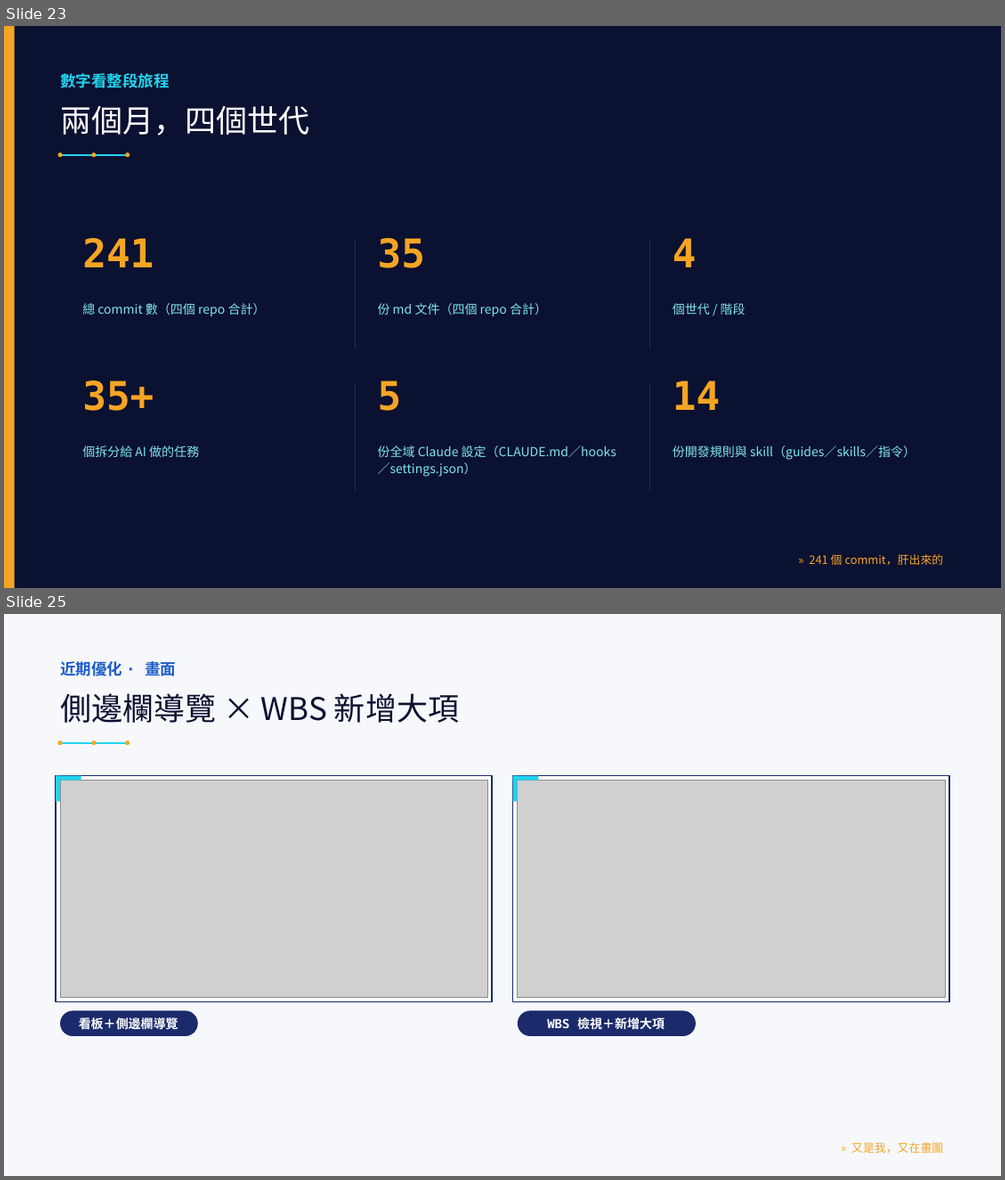
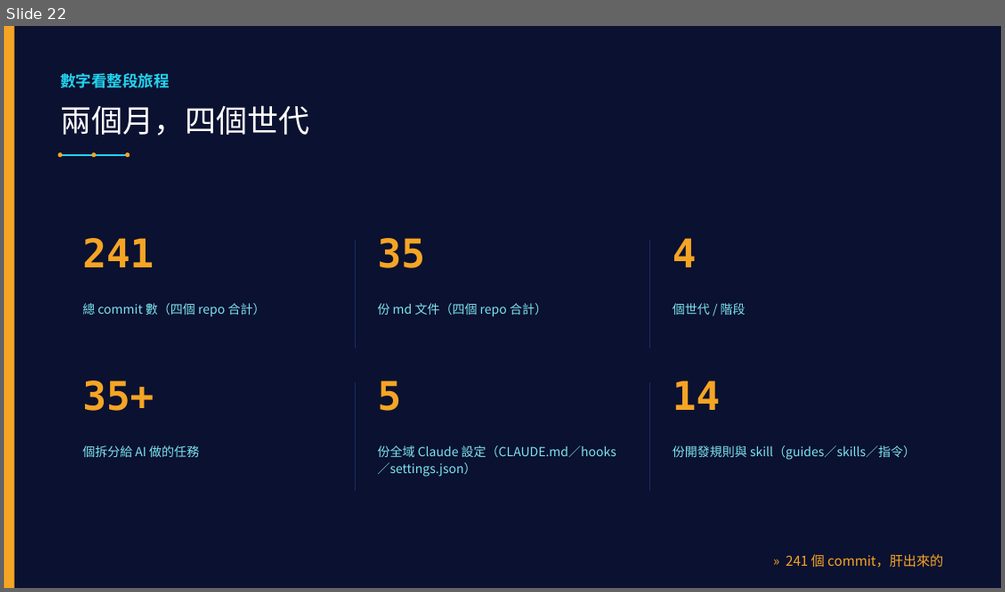
Before and after one commit to LinGaOscar/Spring-MissionBoard, a slide deck: docs/專案介紹.pptx. Shown one above the other, each under a label of ours: slides 23 and 25 before the commit, slide 22 after it; the slides between them are not shown. The pictures are 1005x1180 and 1005x592 pixels, drawn with LibreOffice and Linux fonts; fonts in the diff are those of the drawing; grey boxes stand for pictures. Boxes give left, top, right and bottom in pixels: in the first picture for what was removed or moved away, otherwise in the second. Text is boxed around its words. In the diff, an @@ line names an element or a change of style, - is before the commit and + after.

```diff
--- a/docs/專案介紹.pptx
+++ b/docs/專案介紹.pptx
@@ slide 25 removed at <box>4,614,1001,1176</box>, background #F7F8FC @@
@@ text removed at <box>60,658,176,679</box> @@
-近期優化 · 畫面
@@ text removed at <box>60,693,459,723</box> @@
-側邊欄導覽 × WBS 新增大項
@@ ellipse removed at <box>58,740,63,745</box> @@
@@ line removed from (60, 743) to (128, 743) @@
@@ ellipse removed at <box>91,740,96,745</box> @@
@@ ellipse removed at <box>125,740,129,745</box> @@
@@ rectangle removed at <box>56,776,492,1001</box> @@
@@ rectangle removed at <box>56,776,81,780</box> @@
@@ rectangle removed at <box>56,776,60,801</box> @@
@@ picture removed at <box>60,780,487,997</box> @@
@@ rectangle removed at <box>513,776,949,1001</box> @@
@@ rectangle removed at <box>513,776,538,780</box> @@
@@ rectangle removed at <box>513,776,518,801</box> @@
@@ picture removed at <box>518,780,945,997</box> @@
@@ rounded rectangle removed at <box>60,1010,198,1035</box> @@
@@ rounded rectangle removed at <box>518,1010,696,1035</box> @@
@@ text removed at <box>79,1015,178,1031</box> @@
-看板＋側邊欄導覽
@@ text removed at <box>547,1017,664,1031</box> @@
-WBS 檢視＋新增大項
@@ text removed at <box>851,1142,943,1152</box> @@
-» 又是我，又在畫圖
@@ what was slide 23 is now slide 22 @@
@@ slide 22 changed as well @@
@@ text "» 241 個 commit，肝出來的" at <box>785,554,943,567</box>: size 11 to 13 pt @@
```
Also in this commit, not shown: 23 other slides changed, 2 other slides removed.
